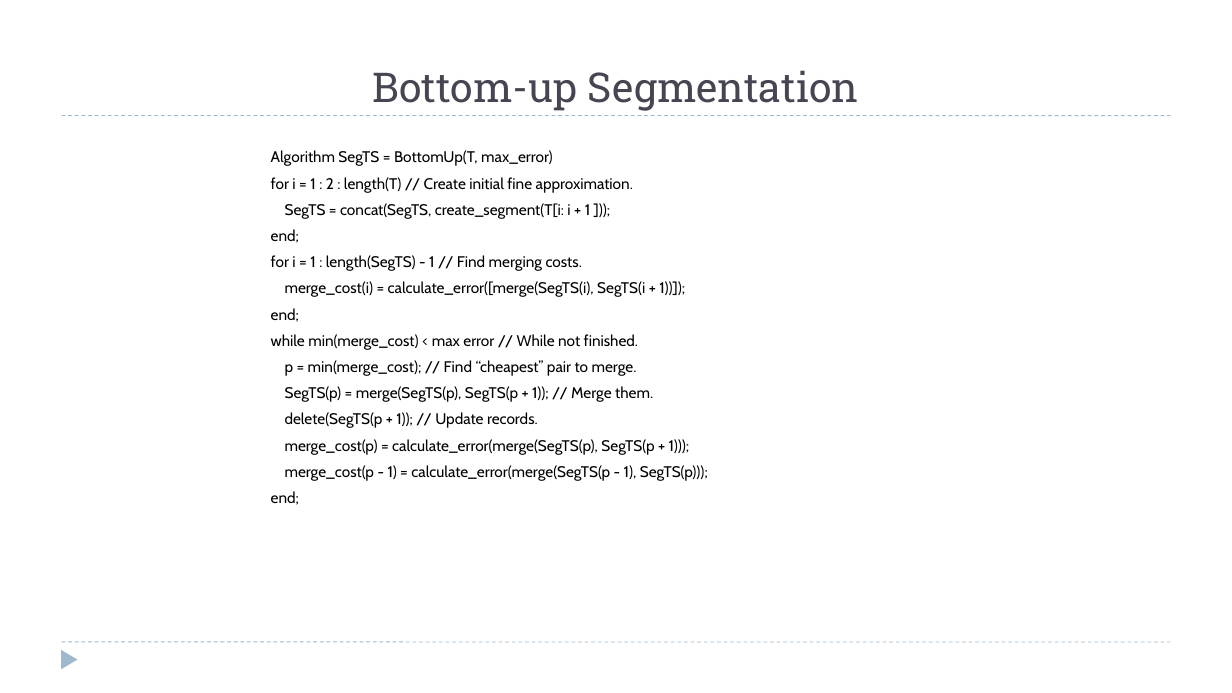
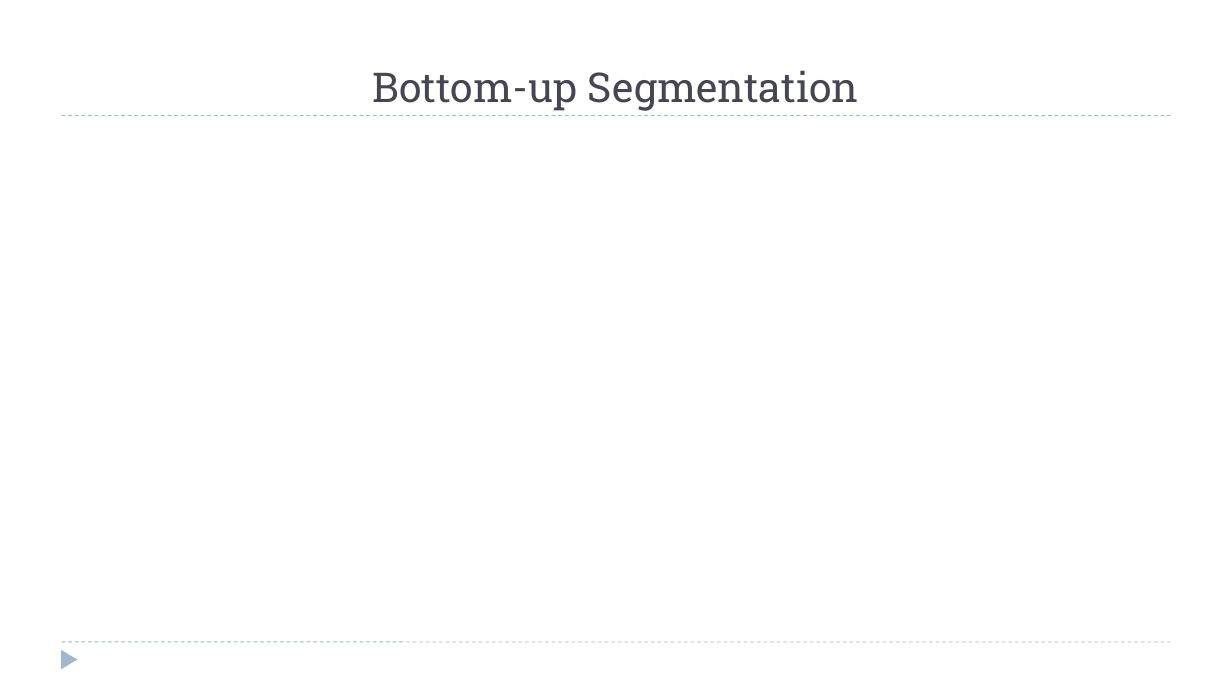
Before and after one commit to zixiaojindao/time-series-survey, a slide deck: slide 10 of slide/tsdm.pptx. Drawn at 1232x693 pixels with LibreOffice and Linux fonts; fonts in the diff are those of the drawing; grey boxes stand for pictures. Boxes give left, top, right and bottom in pixels: in the first picture for what was removed or moved away, otherwise in the second. Text is boxed around its words. In the diff, an @@ line names an element or a change of style, - is before the commit and + after.

```diff
--- a/slide/tsdm.pptx
+++ b/slide/tsdm.pptx
@@ text removed at (271, 150, 708, 505) @@
-Algorithm SegTS = BottomUp(T, max_error)
-for i = 1 : 2 : length(T) // Create initial fine approximation.
-SegTS = concat(SegTS, create_segment(T[i: i + 1 ]));
-end;
-for i = 1 : length(SegTS) - 1 // Find merging costs.
-merge_cost(i) = calculate_error([merge(SegTS(i), SegTS(i + 1))]);
-end;
-while min(merge_cost) < max error // While not finished.
-p = min(merge_cost); // Find ‘‘cheapest’’ pair to merge.
-SegTS(p) = merge(SegTS(p), SegTS(p + 1)); // Merge them.
-delete(SegTS(p + 1)); // Update records.
-merge_cost(p) = calculate_error(merge(SegTS(p), SegTS(p + 1)));
-merge_cost(p - 1) = calculate_error(merge(SegTS(p - 1), SegTS(p)));
-end;
```
Also in this commit, not shown: 3 other slides changed, 1 slide added, 2 slides removed.
